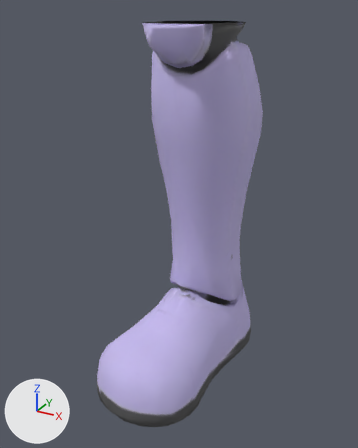
One commit to the OBJ model Scout/Assets/GeneratedMeshes/Dummy/DummyShinR.obj: the scene before it, then after it.
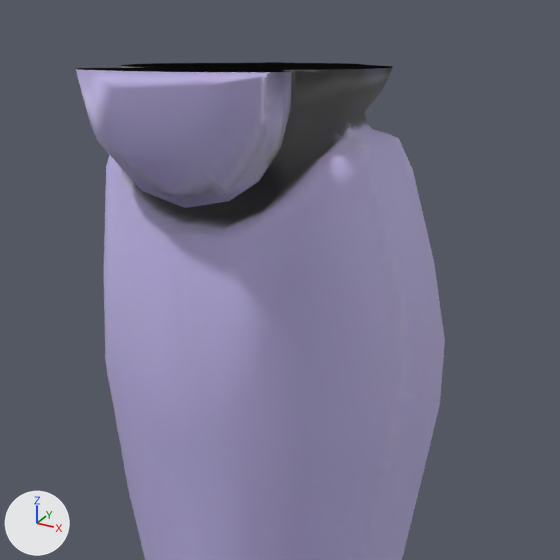
There are two pictures of each version: one whole from a 50 mm camera at (2.76, -8.69, 8.27) aimed at (-2.11, 0.17, 3.85), one close up on the part from 33% to 84% of the width and 0% to 41% of the height. Lighting does not change. The marker at lower left points along +X, +Y and +Z. The first two pictures are the older version. Where no turn or scale is listed for an object, it has been applied to the vertices. Vertices at exactly the same position are counted once.

Objects in the first close-up: 'DummyShinR'.
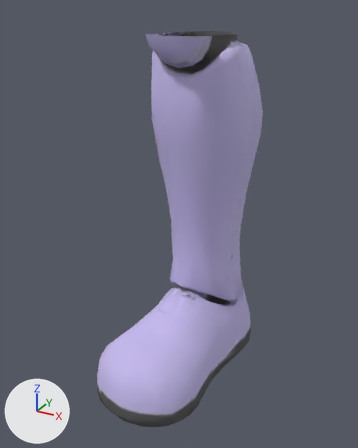
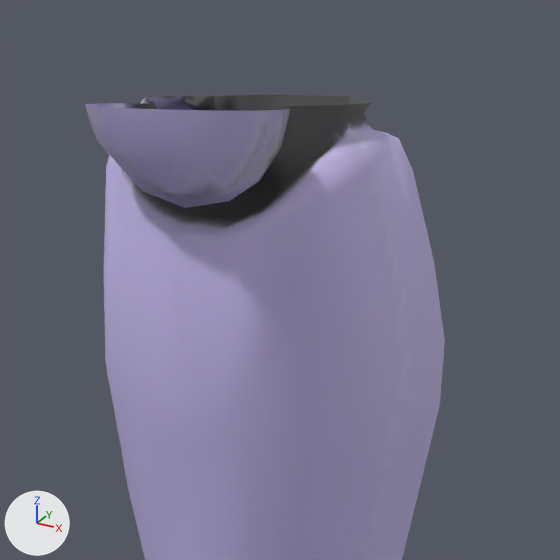
Where the change shows, as pixel boxes (x1, y1, x2, y2) in the close-ups (560 x 560 px):
'DummyShinR', reshaped: before (76, 62, 445, 560); after (85, 95, 445, 560)
part 1 of me_dummyshinr, cut back: before (76, 62, 393, 156); after (85, 95, 372, 156)

The change, as a diff of the scene's bpy script:
```diff
--- a/Scout/Assets/GeneratedMeshes/Dummy/DummyShinR.obj.py
+++ b/Scout/Assets/GeneratedMeshes/Dummy/DummyShinR.obj.py
@@ me_dummyshinr @@
 # used by ob_dummyshinr; location = (0.0, 0.0, 0.0)
-me_dummyshinr.from_pydata(...)  # 690 vertices, 1376 faces; spans x -3.57..-0.76, y -2.2..2.63, z 0.0..8.0
+me_dummyshinr.from_pydata(...)  # 665 vertices, 1255 faces; spans x -3.57..-0.76, y -2.2..2.63, z 0.0..7.8
+# me_dummyshinr part 1
+# 98 vertices are removed from x -2.68..-0.92, y -0.75..1.31, z 7.81..8.0
+# 233 faces are deleted
+# 73 vertices are added at x -2.63..-1.05, y -0.69..1.27, z 7.8
+# 112 new faces join them
 me_dummyshinr.materials.append(mat_dummy)
```
